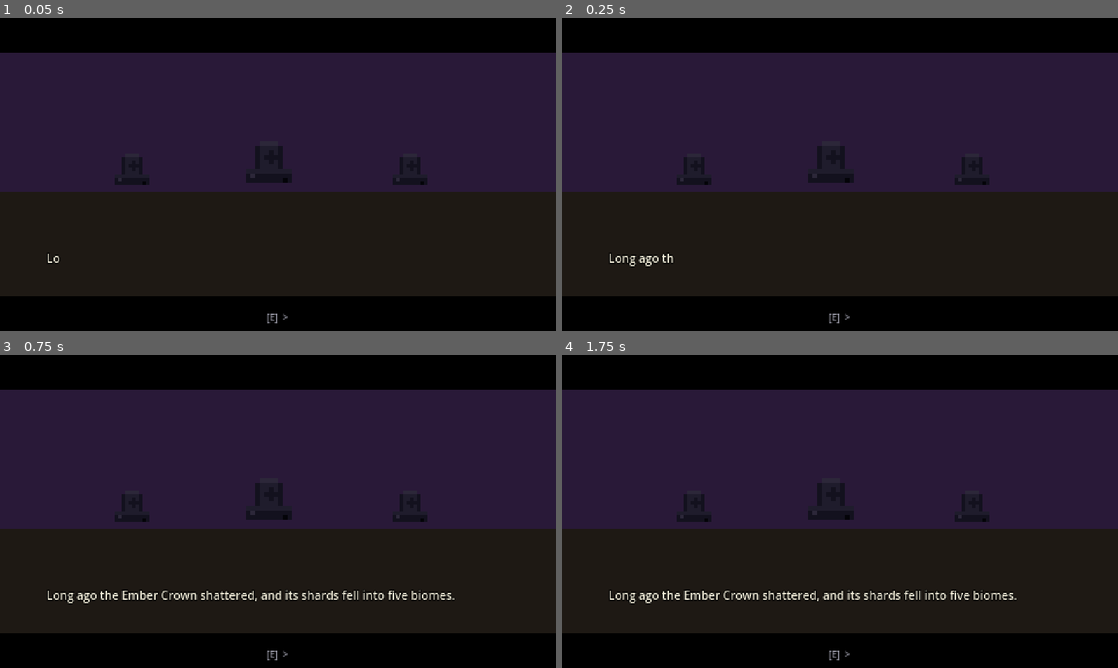
Above: before the commit, frames 1-4 (two rows, left to right).
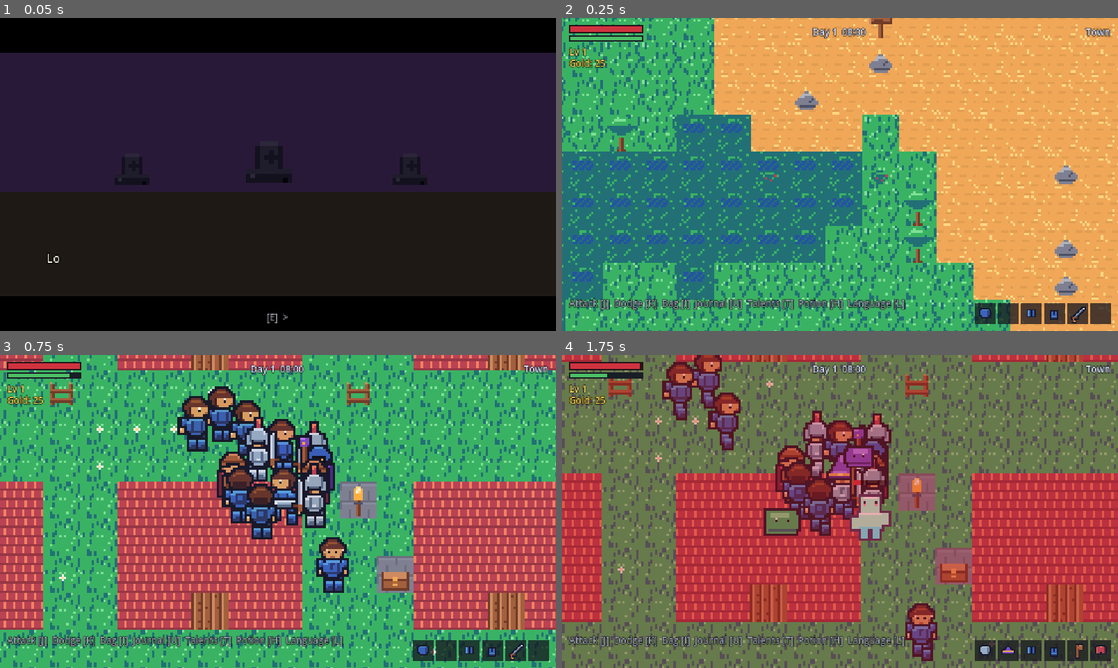
Above: after the commit, the same moments.

Repository: amirrezahadipoor/2D-RPG
Game: Godot game, scene res://tools/screenshot.tscn
The game is run twice, just before and just after one commit, with the same random seed, the same clock (stepped at 60 frames per second) and the same inputs. This scene is started directly instead of the project's main scene.
Inputs:
- Up to frame 1 (0.05 s): no input
- Up to frame 2 (0.25 s): no input
- Up to frame 3 (0.75 s): hold D (move_right) from 0.53 s (still down); hold J (attack) from 0.53 s (still down)
- Up to frame 4 (1.75 s): release D (move_right) at 1.28 s; release J (attack) at 1.28 s; hold S (move_down) from 1.28 s (still down); tap K (dodge) at 1.35 s

Frame 1 is identical in both runs. In frame 2, 100% of the frame differs, in the area x 0-100%, y 0-100%; in frame 3, 96%; in frame 4, 100%.

Commit message:
clarity: render at up to 4x (canvas_items stretch), crisp UI text at 1080p
- stretch mode viewport -> canvas_items with integer scale: the game stays
  authored at 480x270 but rasterizes UI/fonts at the real window resolution
  (1920x1080 default), so text and bars are crisp instead of blocky while
  sprites keep nearest-neighbour pixel purity.
- CI screenshot display raised to 1920x1080: committed evidence is now 4x
  sharper.
- screenshot tool ends the story intro before capturing (gameplay keypresses
  used to skip slides mid-capture and contaminate early shots).

Diff:
--- a/project.godot
+++ b/project.godot
@@ -35,11 +35,14 @@
 
 ; Native pixel-art resolution. Everything is authored at 480x270 and
 ; upscaled by an INTEGER factor, so pixels stay perfectly square.
+; Authored space stays 480x270, but the game now RENDERS at up to 4x with
+; stretch mode canvas_items: UI text is rasterized at the final resolution
+; (crisp instead of blocky) while sprites keep nearest-neighbour pixel purity.
 window/size/viewport_width=480
 window/size/viewport_height=270
-window/size/window_width_override=1440
-window/size/window_height_override=810
-window/stretch/mode="viewport"
+window/size/window_width_override=1920
+window/size/window_height_override=1080
+window/stretch/mode="canvas_items"
 window/stretch/aspect="expand"
 window/stretch/scale_mode="integer"
 window/handheld/orientation="sensor_landscape"
--- a/tools/screenshot.gd
+++ b/tools/screenshot.gd
@@ -19,6 +19,11 @@
 	get_tree().root.add_child(main)
 	for i in 6:
 		await get_tree().process_frame
+
+	# the story intro must not eat the early captures: end it, replay it later
+	var cs0: Cutscene = main.get_node_or_null("Cutscene")
+	if cs0 and cs0.active:
+		cs0._end()
 
 	# deterministic capture: the world is populated by hand further down
 	var world: Overworld = _world()
Not shown, changed: .github/workflows/ci.yml
